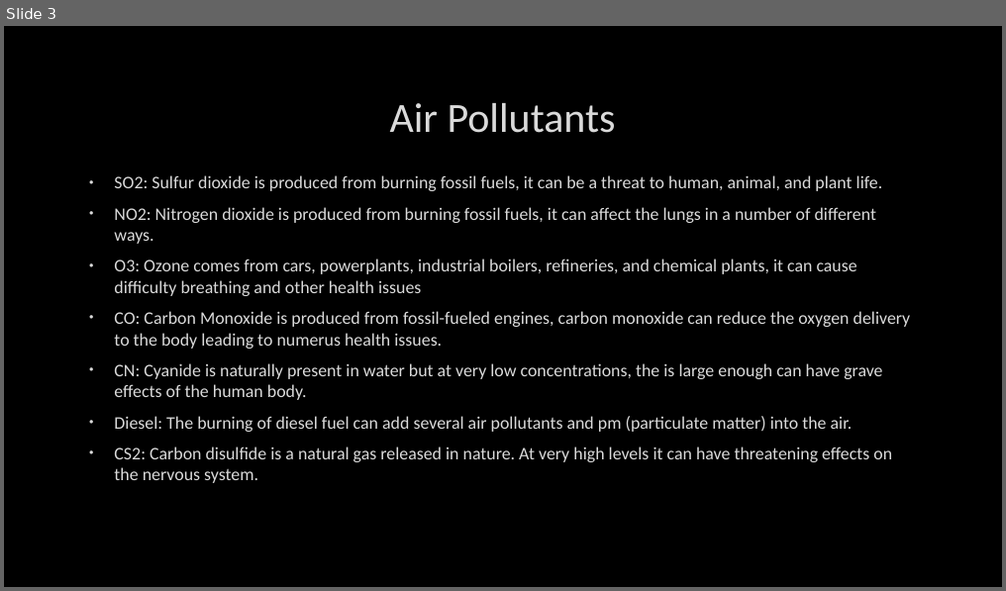
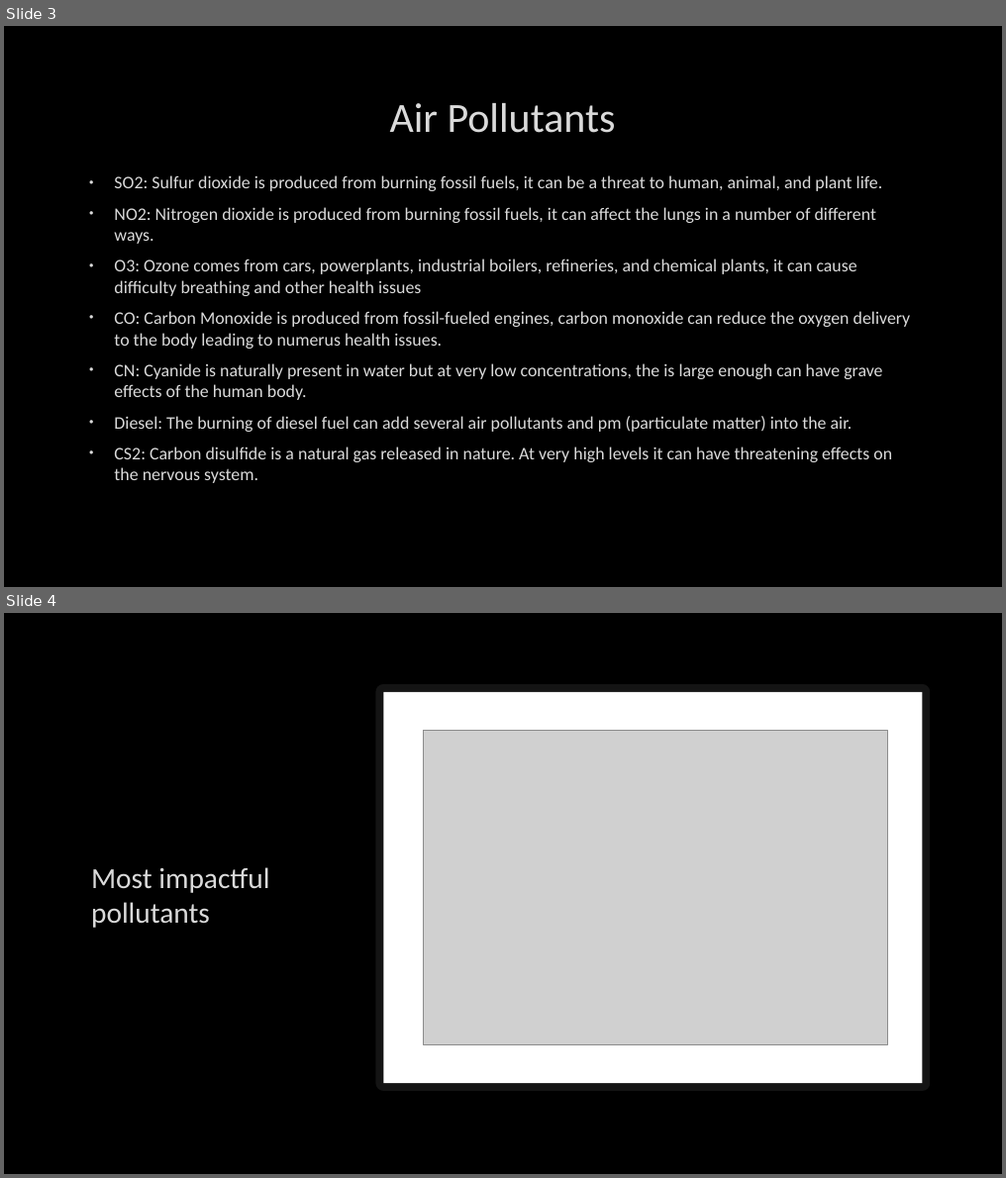
Before and after one commit to Swampy16/Project-4, a slide deck: Project 4.pptx. Shown one above the other, each under a label of ours: slide 3 before the commit, slides 3 and 4 after it. The pictures are 1006x591 and 1006x1178 pixels, drawn with LibreOffice and Linux fonts; fonts in the diff are those of the drawing; grey boxes stand for pictures; background and template pictures are left out. Boxes give left, top, right and bottom in pixels: in the first picture for what was removed or moved away, otherwise in the second. Text is boxed around its words. In the diff, an @@ line names an element or a change of style, - is before the commit and + after.

```diff
--- a/Project 4.pptx
+++ b/Project 4.pptx
@@ slide 4 added at (4,613,1002,1174), background picture (left out) @@
@@ rectangle added at (383,692,923,1084), fill #FFFFFF, outline #FFFFFF 15 pt @@
@@ picture added at (423,731,888,1045) @@
@@ title added at (91,867,269,928), 28 pt, text #DADADA @@
+Most impactful pollutants
```
Also in this commit, not shown: 1 other file.
